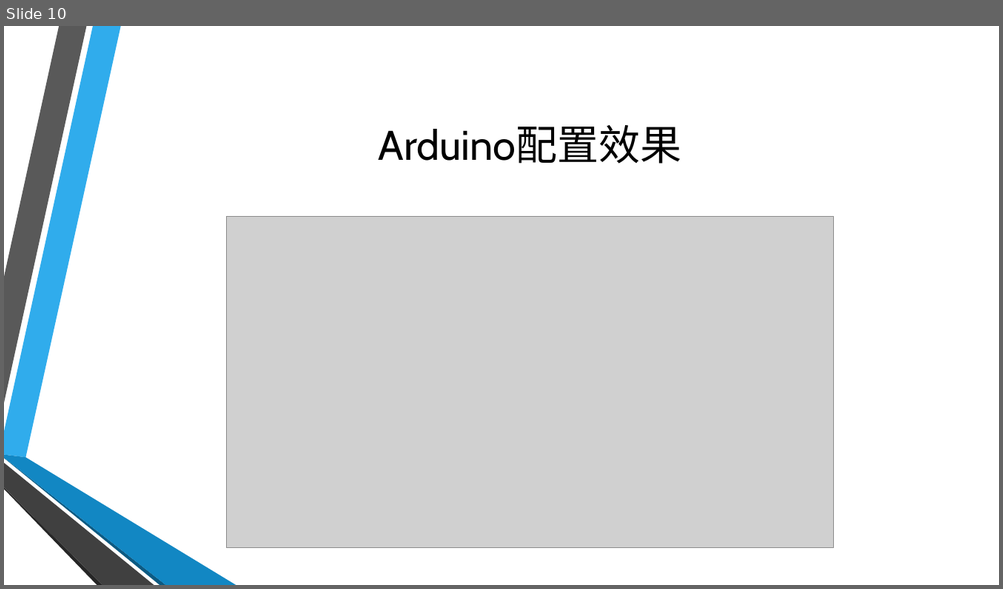
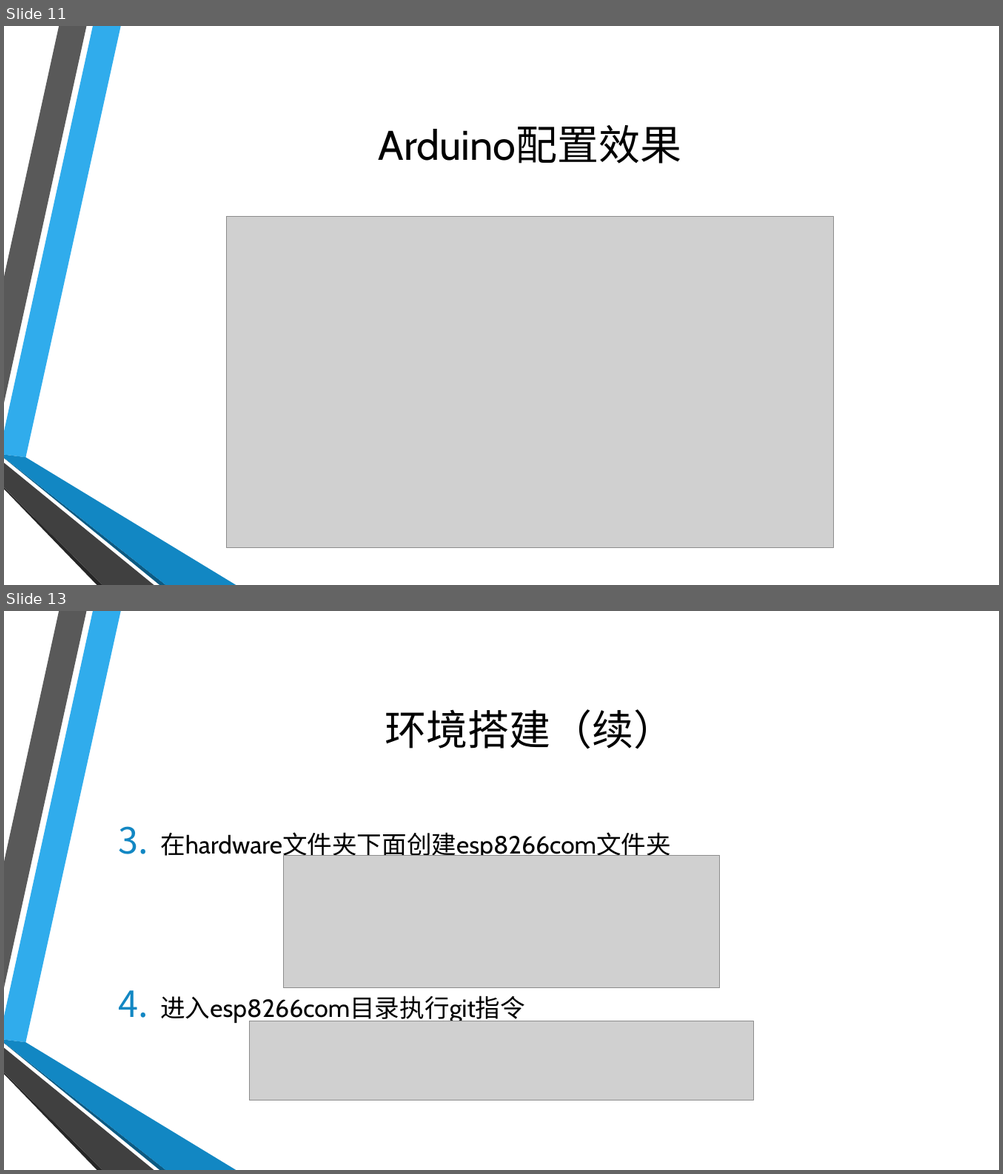
Before and after one commit to coco-hkk/arduino-courses, a slide deck: 0/0.pptx. Shown one above the other, each under a label of ours: slide 10 before the commit, slides 11 and 13 after it; the slides between them are not shown. The pictures are 1003x589 and 1003x1174 pixels, drawn with LibreOffice and Linux fonts; fonts in the diff are those of the drawing; grey boxes stand for pictures; background and template pictures are left out. Boxes give left, top, right and bottom in pixels: in the first picture for what was removed or moved away, otherwise in the second. Text is boxed around its words. In the diff, an @@ line names an element or a change of style, - is before the commit and + after.

```diff
--- a/0/0.pptx
+++ b/0/0.pptx
@@ slide 13 added at box(4, 611, 999, 1170), background picture (left out); not listed: 6 template elements that a slide beside it also shows @@
@@ title added at box(385, 709, 675, 749), 40 pt, text #000000 @@
+环境搭建（续）
@@ text added at box(160, 832, 671, 1025), 24 pt, text #000000 @@
+3. 在hardware文件夹下面创建esp8266com文件夹
+4. 进入esp8266com目录执行git指令
@@ picture added at box(283, 856, 719, 988) @@
@@ picture added at box(250, 1022, 753, 1100) @@
@@ what was slide 10 is now slide 11 @@
```
Also in this commit, not shown: 4 other slides added, 5 other files.
